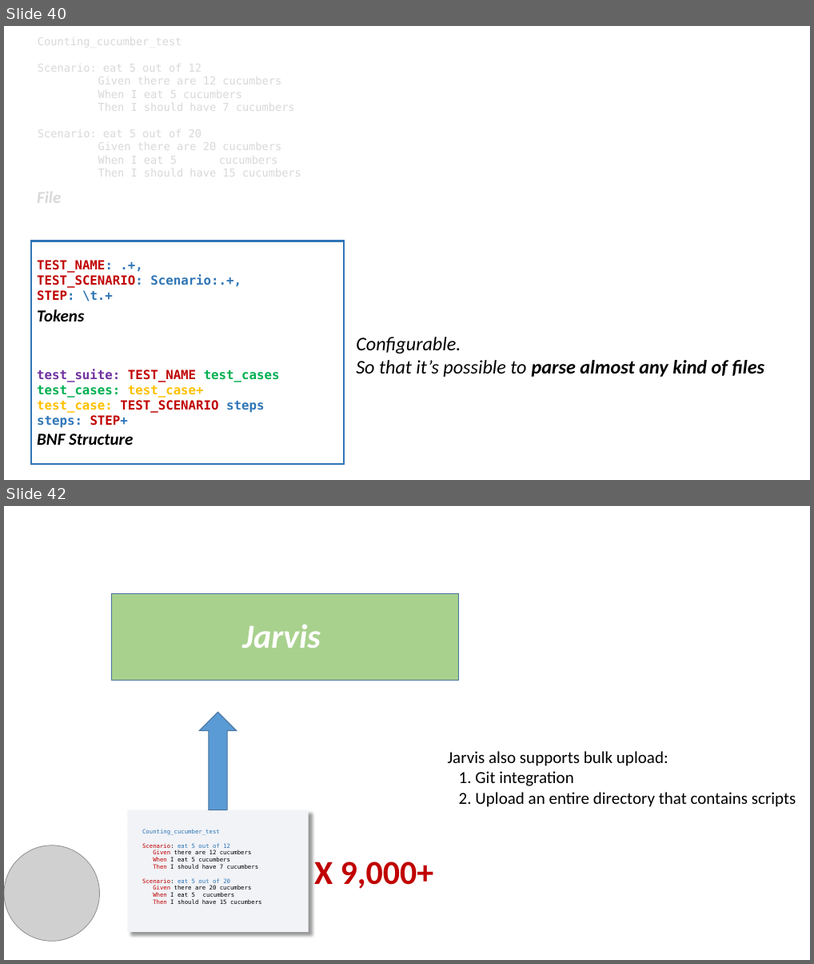
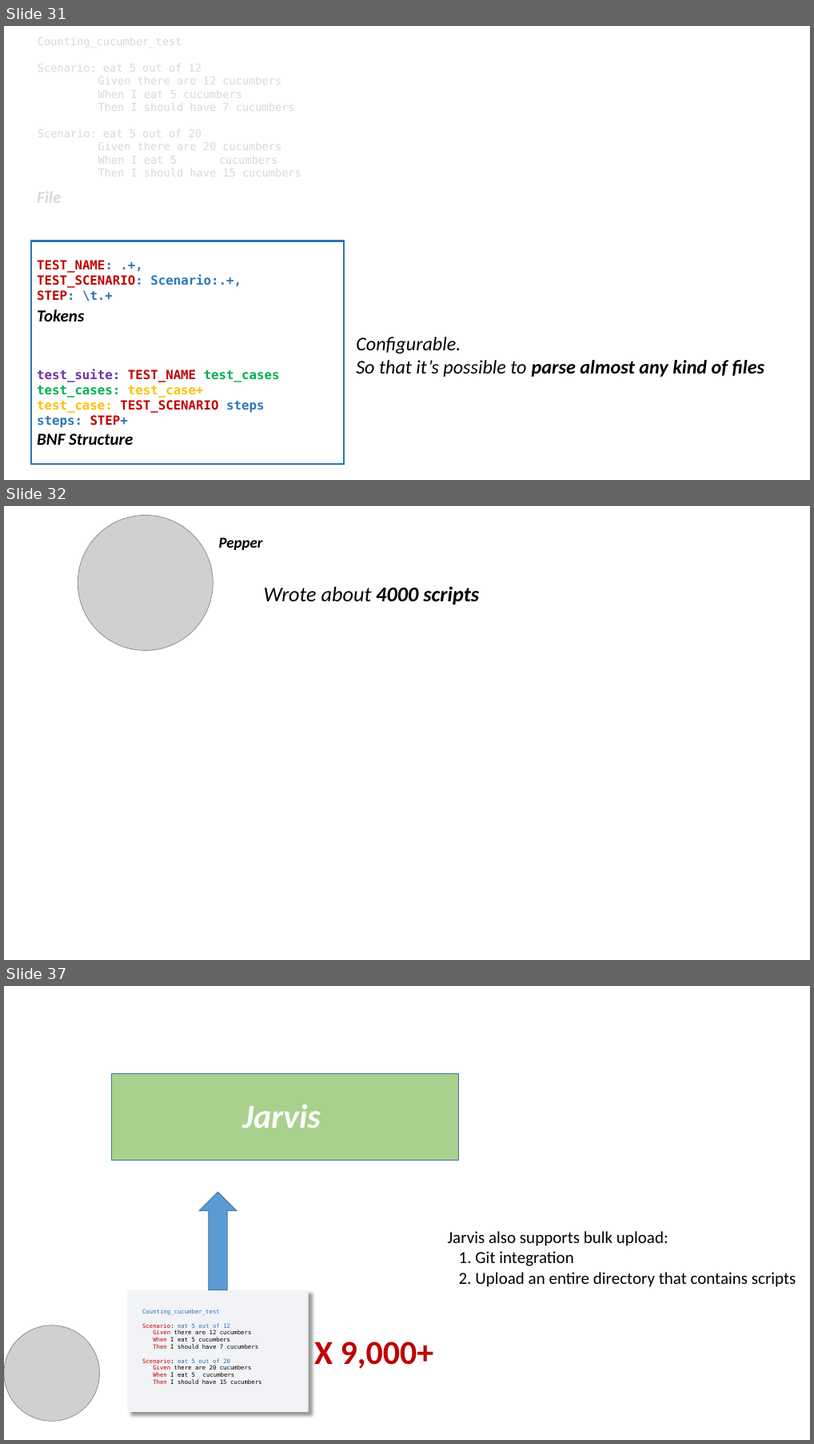
Before and after one commit to FronTexas/Summer2016, a slide deck: matrix_presentation .pptx. Shown one above the other, each under a label of ours: slides 40 and 42 before the commit, slides 31, 32 and 37 after it; the slides between them are not shown. The pictures are 814x964 and 814x1444 pixels, drawn with LibreOffice and Linux fonts; fonts in the diff are those of the drawing; grey boxes stand for pictures. Boxes give left, top, right and bottom in pixels: in the first picture for what was removed or moved away, otherwise in the second. Text is boxed around its words. In the diff, an @@ line names an element or a change of style, - is before the commit and + after.

```diff
--- a/matrix_presentation .pptx
+++ b/matrix_presentation .pptx
@@ slide 32 added at [4, 506, 810, 960], background #FFFFFF @@
@@ picture added at [78, 515, 214, 651] @@
@@ text added at [219, 537, 263, 550], 18 pt, text #000000, bold, italic @@
+Pepper
@@ text added at [264, 586, 479, 604], 25 pt, text #000000, bold, italic @@
+Wrote about 4000 scripts
@@ what was slide 40 is now slide 31 @@
@@ what was slide 42 is now slide 37 @@
```
Also in this commit, not shown: 4 other slides added, 10 slides removed, 2 other files.
